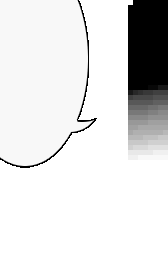
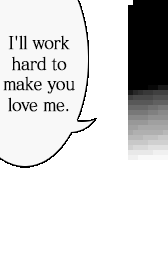
Layer changes from the first (168, 256) image to the second:
added layer "I'll work hard to make you love me." above "Layer 1" over [3, 35, 75, 112]
